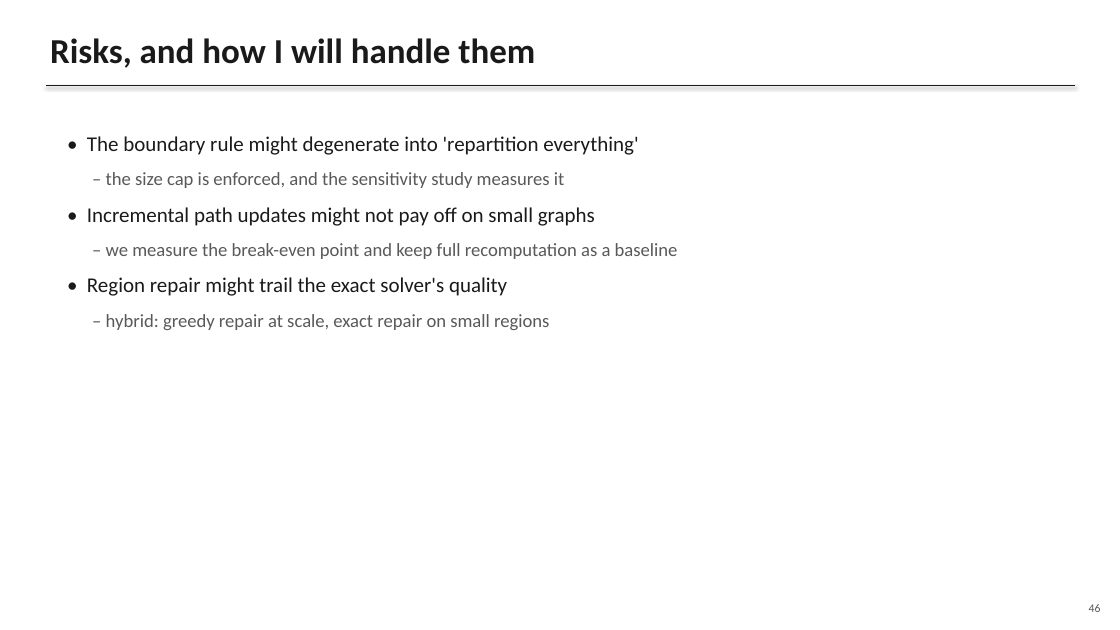
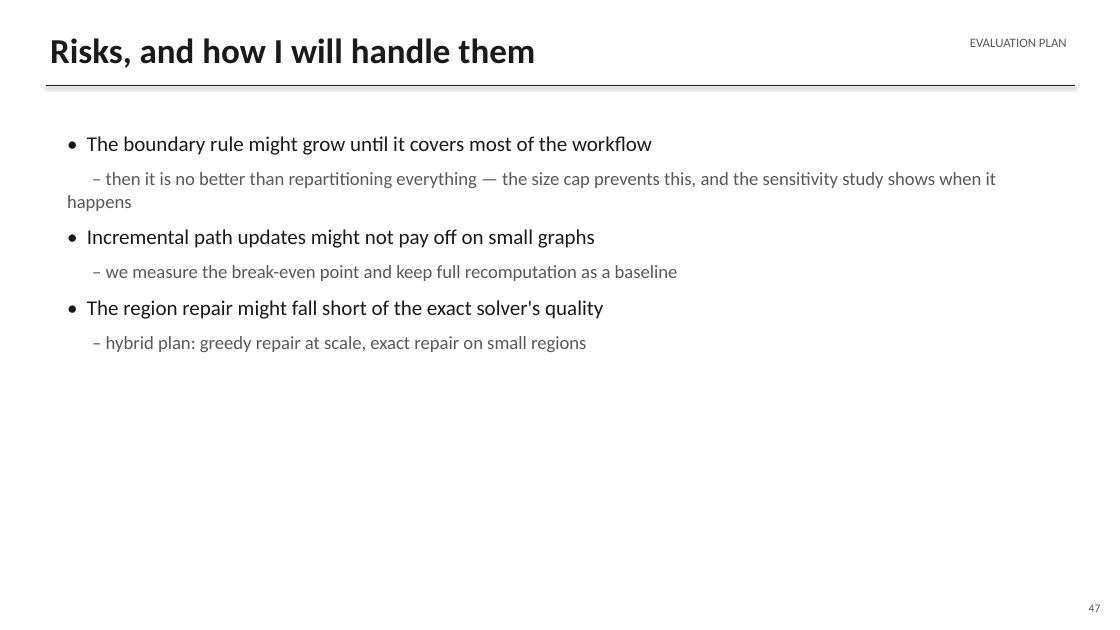
Before and after one commit to gayanigupta/data-aware-scheduling, a slide deck: slide 47 of slides/data-aware-scheduling.pptx (slide 46 before the commit). Drawn at 1120x630 pixels with LibreOffice and Linux fonts; fonts in the diff are those of the drawing. Boxes give left, top, right and bottom in pixels: in the first picture for what was removed or moved away, otherwise in the second. Text is boxed around its words. In the diff, an @@ line names an element or a change of style, - is before the commit and + after.

Commit message:
Restructure proposal deck to proposal-defense organization
- Numbered sections (1-7) with a running section tag on every
  slide so the structure is always visible
- New "Inputs and decisions" slide: a table stating which
  symbols are fixed inputs and which two are decided,
  mirroring the paper abstract
- Failure->repair flow diagram on the Paper 3 scenario slide
- Take-away lines on every experimental and key content slide
- Rewrote method-steps, hypotheses, risks, and conclusion
  slides into complete plain sentences

```diff
--- a/slides/data-aware-scheduling.pptx
+++ b/slides/data-aware-scheduling.pptx
@@ text added at (970,38,1067,47), 11 pt, text #595959 @@
+EVALUATION PLAN
@@ text at (67,136,997,211): text changed; size 18 to 16 pt; text colour #1A1A1A to #595959 @@
-• The boundary rule might degenerate into 'repartition everything'
-– the size cap is enforced, and the sensitivity study measures it
+• The boundary rule might grow until it covers most of the workflow
+– then it is no better than repartitioning everything — the size cap prevents this, and the sensitivity study shows when it happens
@@ text at (87,300,603,352): text changed @@
-• Region repair might trail the exact solver's quality
-– hybrid: greedy repair at scale, exact repair on small regions
+• The region repair might fall short of the exact solver's quality
+– hybrid plan: greedy repair at scale, exact repair on small regions
@@ text at (1089,604,1101,612): text changed @@
-46
+47
```
Also in this commit, not shown: 45 other slides changed, 1 slide added, 1 other file.
